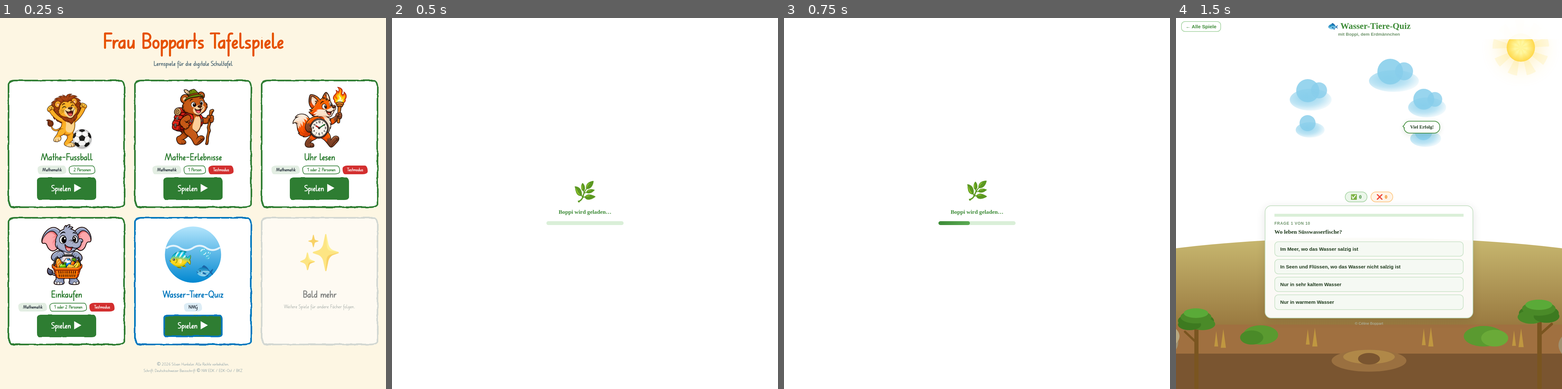
Above: before the commit, frames 1-4 (left to right).
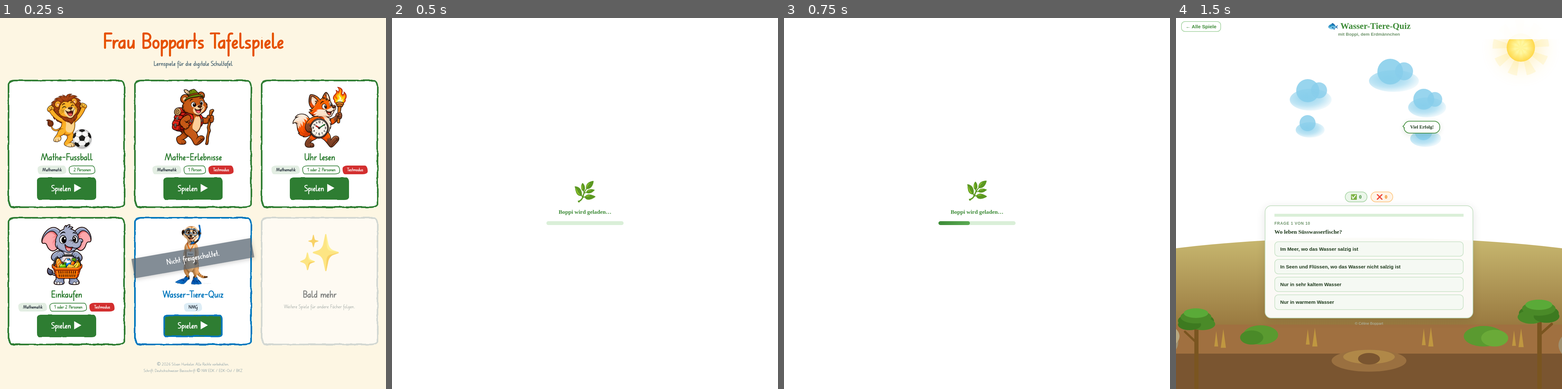
Above: after the commit, the same moments.

Repository: GitSile/frau-bopparts-tafelspiele
Game: browser game, page index.html
The game is run twice, just before and just after one commit, with the same random seed, the same clock (stepped at 60 frames per second) and the same inputs.
Inputs:
- Up to frame 1 (0.25 s): no input
- Up to frame 2 (0.5 s): click "Wasser-Tiere-Quiz NMG Spielen…" at 0.27 s
- Up to frame 3 (0.75 s): no input
- Up to frame 4 (1.5 s): no input

The runs differ from the first frame. In frame 1, 2.7% of the frame differs, in the area x 34-66%, y 55-72%; in frame 2, nothing differs; in frame 3, nothing differs; in frame 4, nothing differs.

Commit message:
Wasser-Tiere-Quiz: Kachelbild strahlender Boppi mit Taucherausruestung, grauer Querbalken «Nicht freigeschaltet.»
Co-Authored-By: Claude Opus 5.5 <noreply@anthropic.com>

Diff:
--- a/index.html
+++ b/index.html
@@ -46,6 +46,15 @@
     /* Spiel im Testmodus: normal anklickbar, mit rotem Hinweis «Testmodus» bei den Fächern */
     .test { background: #d32f2f; color: #fff; }
     .kachel.bald .kachel-bild { font-size: 110px; }
+    /* Spiel noch nicht freigeschaltet: grauer, durchsichtiger Querbalken über die ganze Kachel (Spiel bleibt anklickbar) */
+    .kachel { position: relative; }
+    .sperre {
+      position: absolute; left: -6px; right: -6px; top: 32%; z-index: 2;
+      transform: translateY(-50%) rotate(-10deg);
+      background: rgba(84, 98, 110, .72); color: #fff;
+      padding: 14px 10px; font-size: 26px; font-weight: 900; letter-spacing: .02em;
+      box-shadow: 0 4px 14px rgba(0,0,0,.18); pointer-events: none;
+    }
     footer { margin-top: 48px; text-align: center; color: #78909c; font-size: 14px; }
   </style>
 </head>
@@ -76,6 +85,7 @@
        modus: Hinweis-Kachel mit der Anzahl Personen, z. B. «1 Person» (leer lassen, wenn keiner)
        farbe: vorerst bei allen Grün (später eine Farbe pro Fach)
        bald: true = Spiel noch im Test: anklickbar, mit rotem Hinweis «Testmodus»
+       gesperrt: true = grauer Querbalken «Nicht freigeschaltet.» über der Kachel
        ========================================================= */
     const SPIELE = [
       {
@@ -124,8 +134,10 @@
         modus: '',
         text: '',
         link: 'spiele/wasser-tiere-quiz/index.html',
-        bild: 'spiele/wasser-tiere-quiz/kachel.svg',
-        farbe: '#0277bd'
+        bild: 'spiele/wasser-tiere-quiz/kachel-boppi.png',
+        farbe: '#0277bd',
+        gesperrt: true   // grauer Querbalken «Nicht freigeschaltet.»
+
       }
     ];
 
@@ -142,6 +154,7 @@
         </div>
         ${s.text ? `<p>${esc(s.text)}</p>` : ''}
         <span class="knopf gross filz">Spielen ▶</span>
+        ${s.gesperrt ? '<div class="sperre">Nicht freigeschaltet.</div>' : ''}
       </a>`).join('') + `
       <div class="kachel bald filz" aria-hidden="true">
         <div class="kachel-bild">✨</div>
--- a/spiele/wasser-tiere-quiz/kachel.svg
+++ /dev/null
@@ -1,14 +0,0 @@
-<svg xmlns="http://www.w3.org/2000/svg" viewBox="0 0 200 200">
-  <!-- Kachelbild für die Startseite: Wasser mit Wellen und Fischen -->
-  <defs>
-    <linearGradient id="wasser" x1="0" y1="0" x2="0" y2="1">
-      <stop offset="0%" stop-color="#b3e5fc"/>
-      <stop offset="100%" stop-color="#0288d1"/>
-    </linearGradient>
-  </defs>
-  <circle cx="100" cy="100" r="92" fill="url(#wasser)"/>
-  <path d="M14 78 q22 -14 43 0 t43 0 t43 0 t43 0" fill="none" stroke="#fff" stroke-width="6" stroke-linecap="round" opacity=".8"/>
-  <text x="58" y="138" font-size="64" text-anchor="middle">🐠</text>
-  <text x="138" y="168" font-size="50" text-anchor="middle">🐟</text>
-  <text x="140" y="108" font-size="34" text-anchor="middle">🫧</text>
-</svg>
Binary file added: spiele/wasser-tiere-quiz/kachel-boppi.png
